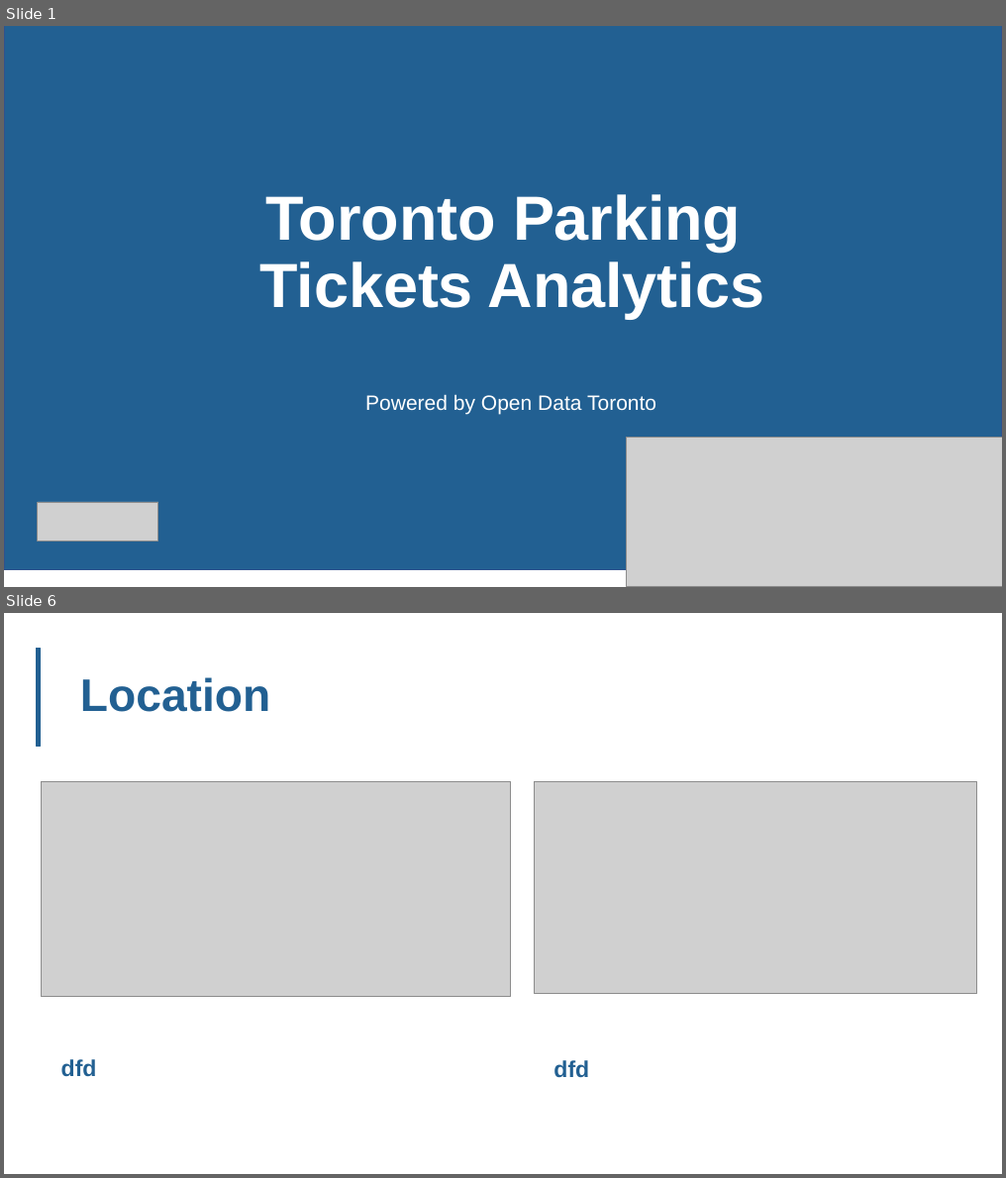
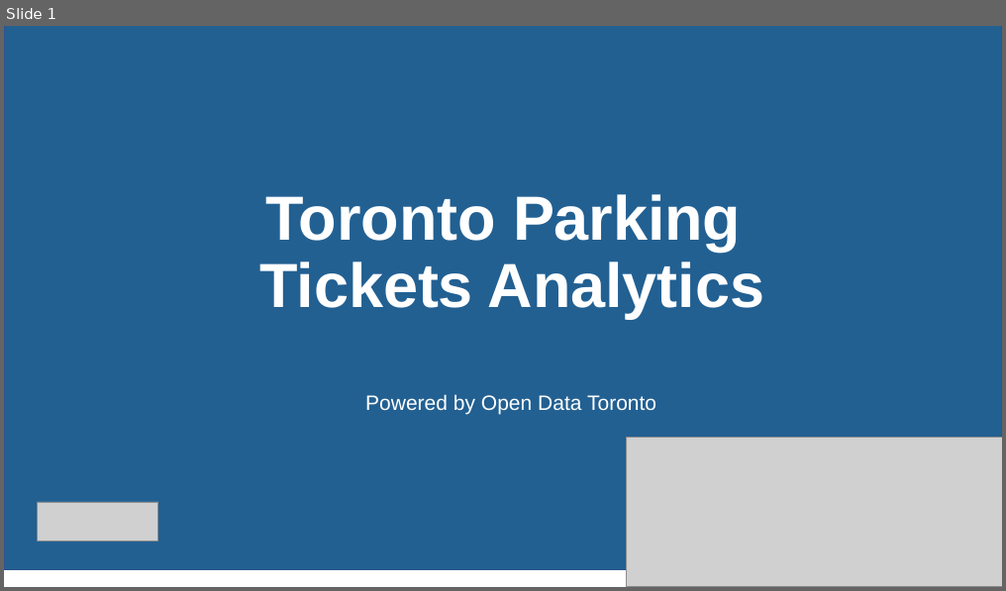
Before and after one commit to edimaudo/interview-questions, a slide deck: cibcmellon/cibcmellon_parking_analytics.pptx. Shown one above the other, each under a label of ours: slides 1 and 6 before the commit, slide 1 after it; the slides between them are not shown. The pictures are 1006x1178 and 1006x591 pixels, drawn with LibreOffice and Linux fonts; fonts in the diff are those of the drawing; grey boxes stand for pictures; background and template pictures are left out. Boxes give left, top, right and bottom in pixels: in the first picture for what was removed or moved away, otherwise in the second. Text is boxed around its words. In the diff, an @@ line names an element or a change of style, - is before the commit and + after.

```diff
--- a/cibcmellon/cibcmellon_parking_analytics.pptx
+++ b/cibcmellon/cibcmellon_parking_analytics.pptx
@@ slide 6 removed at (4, 613, 1002, 1174), background #FFFFFF @@
@@ freeform shape removed at (37, 649, 40, 746) @@
@@ freeform shape removed at (37, 649, 40, 746) @@
@@ title removed at (80, 677, 270, 712) @@
-Location
@@ picture removed at (42, 781, 511, 997) @@
@@ picture removed at (534, 781, 977, 994) @@
@@ text removed at (61, 1059, 97, 1077) @@
-dfd
@@ text removed at (553, 1060, 589, 1078) @@
-dfd
```
Also in this commit, not shown: 5 slides changed, 4 slides added, 3 other slides removed.
